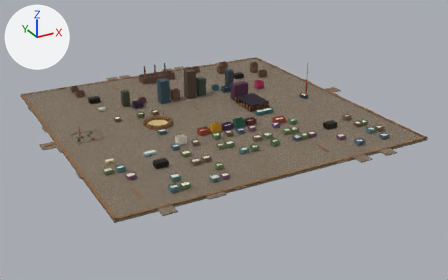
Two versions of the glTF model swamp-city-assets/city-a.glb, one commit apart.
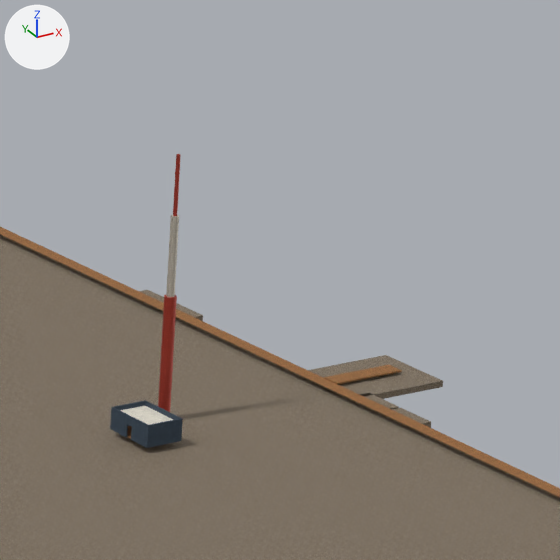
Old and new are each drawn whole from a 50 mm lens placed at (-379.0, -721.0, 324.0), pointed at (11.0, -13.0, -30.0) and again close up on the part from 64% to 79% of the width and 15% to 40% of the height. Lighting does not change. The marker at upper left points along +X, +Y and +Z. The older version's two pictures come first. Vertices at exactly the same position are counted once.

Objects in the first close-up: 'city-a'.
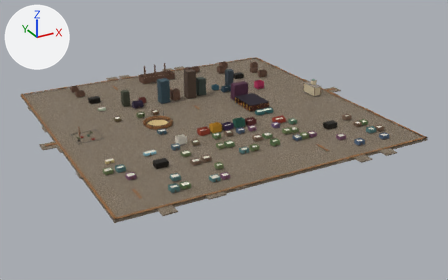
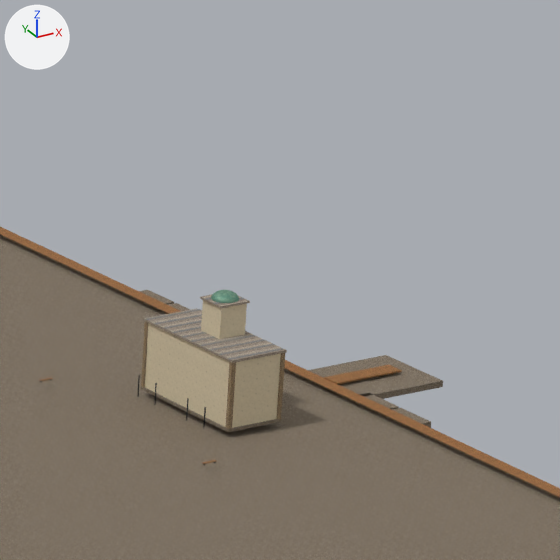
What changed in the scene script:
```text
Add img_limestone_jpg:
    img_limestone_jpg = load_image('limestone.jpg', '_unpacked/limestone.jpg', 512, 512, 'sRGB')
Add img_copper_jpg:
    img_copper_jpg = load_image('copper.jpg', '_unpacked/copper.jpg', 512, 512, 'sRGB')
Add img_rocktrim_jpg:
    img_rocktrim_jpg = load_image('rocktrim.jpg', '_unpacked/rocktrim.jpg', 512, 512, 'sRGB')
Add mat_limestone__d8cbb0:
    mat_limestone__d8cbb0 = bpy.data.materials.new('limestone|#d8cbb0')
    # colours: beige #eadcbf
    # uses the picture img_limestone_jpg
Add mat_copper:
    mat_copper = principled_material('copper')
    mat_copper.texture = img_copper_jpg
    mat_copper.metallic = 0.4
    mat_copper.roughness = 0.6
Add mat_cornice_stone:
    mat_cornice_stone = principled_material('cornice-stone')
    mat_cornice_stone.texture = img_rocktrim_jpg
    mat_cornice_stone.roughness = 0.85
Add mat_stucco__e8d9b8:
    mat_stucco__e8d9b8 = bpy.data.materials.new('stucco|#e8d9b8')
    # colours: beige #fbebc8
    # uses the picture img_stucco_jpg
Change me_city_a:
    used by ob_city_a; location = (0.0, 0.0, 0.0)
    remove me_city_a.from_pydata(...)  # 5606 vertices, 10260 faces; spans x -236.0..236.0, y -210.0..250.0, z -4.0..52.0
    add me_city_a.from_pydata(...)  # 5910 vertices, 10796 faces; spans x -236.0..236.0, y -210.0..250.0, z -4.0..42.0
    me_city_a part 1: a new loose piece, a box spanning x 179.7..192.3, y 5.7..34.3, z 0.1..0.7, in mat_stone (picture img_stonewall_jpg)
    me_city_a part 2: a new loose piece, a box spanning x 180.0..192.0, y 6.0..34.0, z 1.0..14.0, in mat_stucco__e8d9b8
    me_city_a part 3: a new loose piece, a box spanning x 185.0..191.0, y 17.0..23.0, z 14.6..21.0, in mat_stucco__e8d9b8
    me_city_a part 4: a new loose piece, a box spanning x 179.75..180.65, y 33.35..34.25, z 0.7..14.1, in mat_limestone__d8cbb0
    me_city_a part 5: a new loose piece, a box spanning x 179.75..180.65, y 5.75..6.65, z 0.7..14.1, in mat_limestone__d8cbb0
    me_city_a part 6: a new loose piece, a box spanning x 191.35..192.25, y 5.75..6.65, z 0.7..14.1, in mat_limestone__d8cbb0
    me_city_a part 7: a new loose piece, a box spanning x 179.6..192.4, y 5.6..34.4, z 14.1..14.6, in mat_cornice_stone (picture img_rocktrim_jpg)
    me_city_a part 8: the loose piece of 8 vertices spanning x 161.0..169.0, y 6.0..18.0, z 4.0 is turned 90 degrees about the z axis through its middle and scaled by 0.692, then moved by (23.0, 8.0, 18.0), in mat_cornice_stone (picture img_rocktrim_jpg)
    me_city_a part 9: a new loose piece, a UV sphere (22 segments, 14 rings, poles along z) spanning x 185.3..190.7, y 17.3..22.7, z 19.8..23.0, in mat_copper (picture img_copper_jpg)
    me_city_a part 10: the loose piece of 112 vertices spanning x 174.0..176.0, y 19.0..21.0, z 0.0..52.0 is deleted
    me_city_a part 11: the loose piece of 40 vertices spanning x 161.0..169.0, y 6.0..18.0, z 0.0..5.0 is deleted
    other edits to the shape of me_city_a do not show in these pictures
    remove me_city_a.materials.append(mat_mast__c94a3a)
    remove me_city_a.materials.append(mat_mast__e8e2d4)
    remove me_city_a.materials.append(mat_plaster__3a4a5a)
    add me_city_a.materials.append(mat_stucco__e8d9b8)
    add me_city_a.materials.append(mat_limestone__d8cbb0)
    add me_city_a.materials.append(mat_cornice_stone)  # picture img_rocktrim_jpg
    add me_city_a.materials.append(mat_copper)  # picture img_copper_jpg
```

Pixel boxes [x1, y1, x2, y2] of what changed, in the close-ups (560 x 560 px; the box of a moved part takes in the faces that stretch with it):
'city-a', reshaped: before [0, 154, 560, 560]; after [0, 227, 560, 560]
part 1 of me_city_a, added: after [141, 386, 281, 432]
part 2 of me_city_a, added (beige): after [145, 323, 281, 428]
part 3 of me_city_a, added (beige): after [201, 300, 247, 339]
part 4 of me_city_a, added: after [141, 322, 148, 387]
part 5 of me_city_a, added (brown): after [225, 362, 236, 429]
part 6 of me_city_a, added: after [277, 353, 285, 419]
part 7 of me_city_a, added: after [144, 309, 287, 363]
part 8 of me_city_a, moved or reshaped: before [120, 406, 173, 425]; after [200, 295, 250, 308]
part 9 of me_city_a, added: after [211, 290, 239, 303]
part 10 of me_city_a, deleted: before [158, 154, 181, 412]
part 11 of me_city_a, deleted (blue): before [110, 400, 183, 448]
